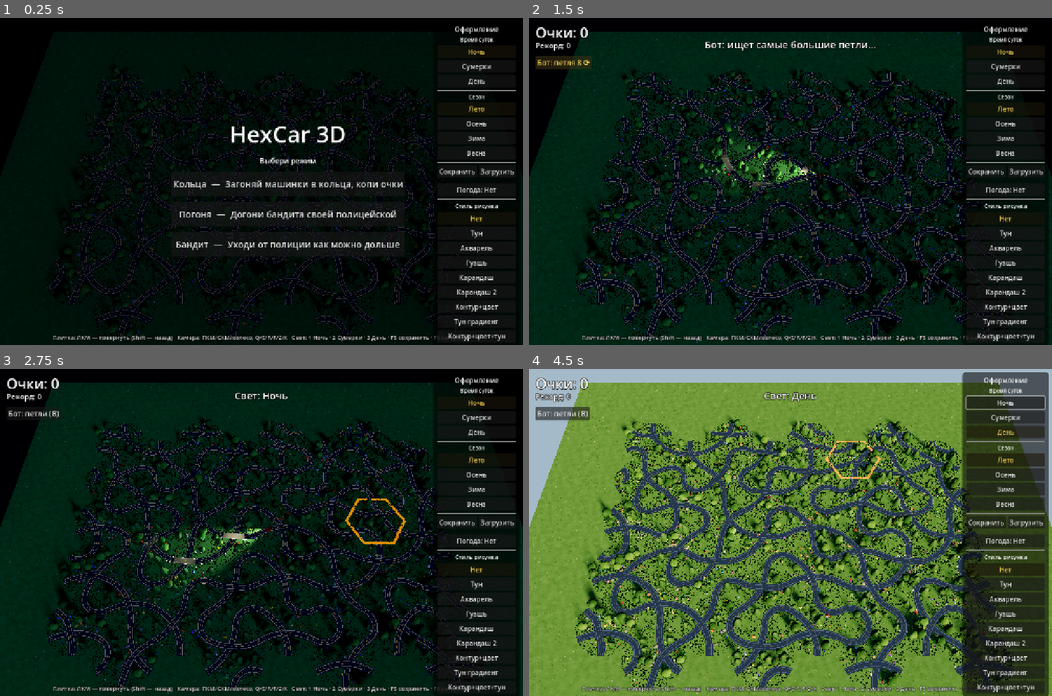
Above: before the commit, frames 1-4 (two rows, left to right).
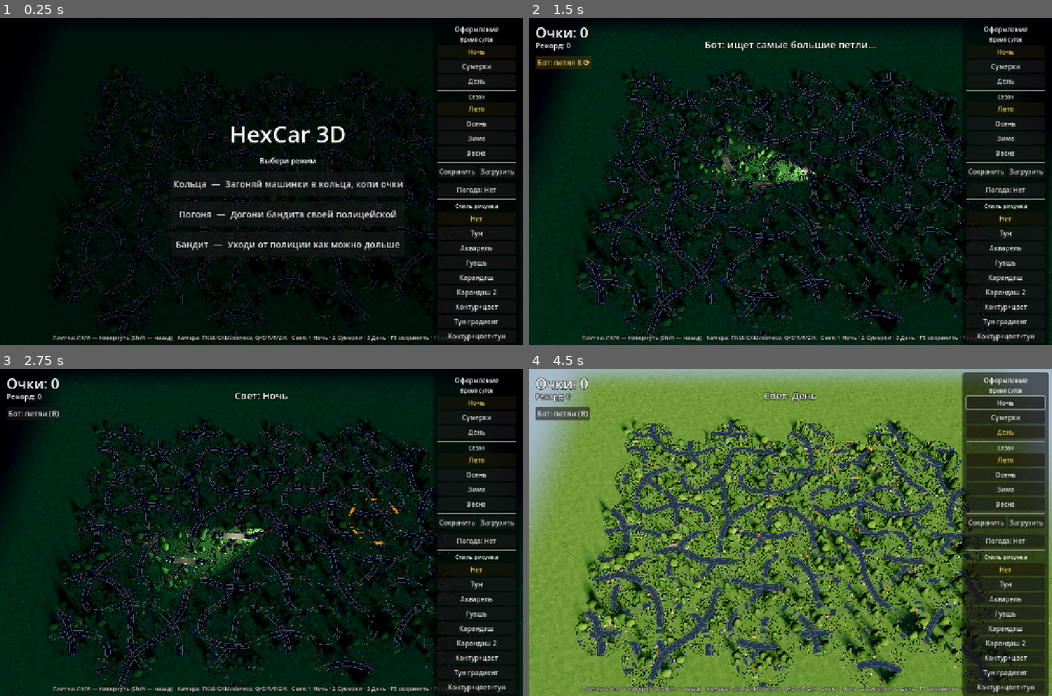
Above: after the commit, the same moments.

Repository: SashkoSoft/hexcar
Game: Godot game, scene res://Main.tscn
Two runs of this game, one before a commit and one after it. Both use one fixed random seed, a clock stepped at 60 frames per second and the inputs below.
Inputs (mouse positions are in pixels of both pictures, inside the frame that each line leads up to):
- Up to frame 1 (0.25 s): no input
- Up to frame 2 (1.5 s): click "Кольца — Загоняй машинки в ко…" at 0.5 s; click "Бот: петли (B)" at 1.25 s
- Up to frame 3 (2.75 s): tap Enter at 2 s; move the mouse to (376, 516) at 2.02 s; hold Right from 2.03 s (still down); tap 1 at 2.1 s; click (376, 516) at 2.17 s
- Up to frame 4 (4.5 s): release Right at 2.75 s; click "Ночь" at 2.75 s; drag from (685, 548) to (764, 597) at 3.52 s; move the mouse to (842, 460) at 4.27 s; hold Right from 4.28 s (still down); tap 3 at 4.35 s

The runs differ from the first frame. In frame 1, 0.4% of the frame differs, in the area x 1-100%, y 4-100%; in frame 2, 4.1%; in frame 3, 4.3%; in frame 4, 12%, in the area x 0-100%, y 0-100%.

Commit message:
Погода и поле: вдвое мельче частицы, дождь вдвое гуще, снег активнее падает; мягкие скруглённые края эффектов (WEATHER_SHADER) и растворение краёв поля (GROUND_SHADER) — без резкого квадратного обреза
Co-Authored-By: Claude Opus 4.8 (1M context) <noreply@anthropic.com>

Diff:
--- a/godot/Main.gd
+++ b/godot/Main.gd
@@ -256,7 +256,7 @@
 var lib_spring_tree: Array = [] # весенние деревья (свежая зелень + цветение)
 var proto_holder: Node3D        # скрытый родитель прототипов декора (вместо free)
 var ground: MeshInstance3D      # плоскость земли (трава ↔ снег по сезону)
-var grass_mat: StandardMaterial3D
+var grass_mat: ShaderMaterial
 var snow_white_mat: StandardMaterial3D   # общий матовый снег для шапок/сугробов
 var ground_mats := {}           # сезон → материал земли (ленивый кэш)
 var GREENS := [
@@ -1309,7 +1309,47 @@
 	var d := noise.get_noise_2d(x - sz, y - sz)
 	return a * (1 - fx) * (1 - fy) + b * fx * (1 - fy) + c * (1 - fx) * fy + d * fx * fy
 
-func _make_grass_material() -> StandardMaterial3D:
+# земля как ShaderMaterial: тайлированная процедурная текстура + мягкое
+# растворение к краям (скруглённый квадрат), чтобы поле не выглядело резко
+# обрезанным прямоугольником, а плавно уходило в фон
+const GROUND_PAD := 360.0
+const GROUND_SHADER := """
+shader_type spatial;
+render_mode cull_back, depth_draw_opaque, diffuse_burley;
+uniform sampler2D tex : source_color, filter_linear_mipmap, repeat_enable;
+uniform float rep = 1.0;
+uniform float rough = 1.0;
+uniform float solid = 0.8;   // доля полуразмера, остающаяся плотной; дальше — затухание
+void fragment() {
+	ALBEDO = texture(tex, UV * rep).rgb;
+	ROUGHNESS = rough;
+	METALLIC = 0.0;
+	vec2 q = abs(UV * 2.0 - 1.0);                       // 0 в центре .. 1 на краю
+	vec2 d = max(q - vec2(solid), vec2(0.0)) / max(1.0 - solid, 1e-4);
+	float sq = max(d.x, d.y);
+	float rd = length(d);
+	float e = mix(sq, rd, 0.5);                         // скруглённые углы
+	ALPHA = 1.0 - smoothstep(0.0, 1.0, e);
+}
+"""
+
+func _ground_solid() -> float:
+	# плотная зона = площадь плиток + небольшое кольцо травы, дальше тает к краю плоскости
+	var half := FIELD_W * 0.5 + GROUND_PAD
+	return (FIELD_W * 0.5 + 110.0) / half
+
+func _wrap_ground(tex: Texture2D, rep: float, rough: float) -> ShaderMaterial:
+	var sh := Shader.new()
+	sh.code = GROUND_SHADER
+	var m := ShaderMaterial.new()
+	m.shader = sh
+	m.set_shader_parameter("tex", tex)
+	m.set_shader_parameter("rep", rep)
+	m.set_shader_parameter("rough", rough)
+	m.set_shader_parameter("solid", _ground_solid())
+	return m
+
+func _make_grass_material() -> ShaderMaterial:
 	var sz := 256
 	var img := Image.create(sz, sz, false, Image.FORMAT_RGB8)
 	var coarse := FastNoiseLite.new()
@@ -1341,14 +1381,9 @@
 			c = Color8(0xcd, 0xe1, 0xb9)
 		img.set_pixel(x, y, c)
 	var tex := ImageTexture.create_from_image(img)
-	var m := StandardMaterial3D.new()
-	m.albedo_texture = tex
-	m.roughness = 1.0
-	var rep := (FIELD_W + 400.0) / 150.0
-	m.uv1_scale = Vector3(rep, rep, 1.0)
-	return m
-
-func _make_snow_ground_material() -> StandardMaterial3D:
+	return _wrap_ground(tex, (FIELD_W + 2.0 * GROUND_PAD) / 150.0, 1.0)
+
+func _make_snow_ground_material() -> ShaderMaterial:
 	var sz := 256
 	var img := Image.create(sz, sz, false, Image.FORMAT_RGB8)
 	var coarse := FastNoiseLite.new()
@@ -1368,14 +1403,9 @@
 		var y := randi() % sz
 		img.set_pixel(x, y, Color(1.0, 1.0, 1.0) if randf() < 0.7 else Color(0.82, 0.88, 0.98))
 	var tex := ImageTexture.create_from_image(img)
-	var m := StandardMaterial3D.new()
-	m.albedo_texture = tex
-	m.roughness = 0.82
-	var rep := (FIELD_W + 400.0) / 150.0
-	m.uv1_scale = Vector3(rep, rep, 1.0)
-	return m
-
-func _field_mat(base: Color, flecks: Array) -> StandardMaterial3D:
+	return _wrap_ground(tex, (FIELD_W + 2.0 * GROUND_PAD) / 150.0, 0.82)
+
+func _field_mat(base: Color, flecks: Array) -> ShaderMaterial:
 	# обобщённый материал земли: шумовая основа + крапинки (для осени/весны)
 	var sz := 256
 	var img := Image.create(sz, sz, false, Image.FORMAT_RGB8)
@@ -1399,17 +1429,12 @@
 		var y := randi() % sz
 		img.set_pixel(x, y, flecks[randi() % flecks.size()])
 	var tex := ImageTexture.create_from_image(img)
-	var m := StandardMaterial3D.new()
-	m.albedo_texture = tex
-	m.roughness = 1.0
-	var rep := (FIELD_W + 400.0) / 150.0
-	m.uv1_scale = Vector3(rep, rep, 1.0)
-	return m
-
-func _season_ground(s: String) -> StandardMaterial3D:
+	return _wrap_ground(tex, (FIELD_W + 2.0 * GROUND_PAD) / 150.0, 1.0)
+
+func _season_ground(s: String) -> ShaderMaterial:
 	if ground_mats.has(s):
 		return ground_mats[s]
-	var m: StandardMaterial3D
+	var m: ShaderMaterial
 	match s:
 		"Зима":
 			m = _make_snow_ground_material()
@@ -2231,7 +2256,7 @@
 	# земля (трава ↔ снег по сезону)
 	ground = MeshInstance3D.new()
 	var pm := PlaneMesh.new()
-	pm.size = Vector2(FIELD_W + 400.0, FIELD_H + 400.0)
+	pm.size = Vector2(FIELD_W + 2.0 * GROUND_PAD, FIELD_H + 2.0 * GROUND_PAD)
 	ground.mesh = pm
 	grass_mat = _make_grass_material()
 	ground.material_override = grass_mat
@@ -2239,6 +2264,46 @@
 	add_child(ground)
 
 	_apply_look()   # применить текущий пресет к окружению
+
+# шейдер частиц погоды: мягко гасит прозрачность к краям столба эмиссии,
+# чтобы дождь/снег не обрывались резким прямоугольником (скруглённая маска)
+const WEATHER_SHADER := """
+shader_type spatial;
+render_mode unshaded, cull_disabled, depth_draw_opaque, blend_mix;
+uniform vec4 base_color : source_color;
+uniform vec3 emit : source_color;
+uniform float emit_energy = 1.0;
+uniform vec2 center;
+uniform vec2 half_ext;
+uniform float inner = 0.82;
+uniform float outer = 1.18;
+varying vec2 wxz;
+void vertex() {
+	wxz = (MODEL_MATRIX * vec4(0.0, 0.0, 0.0, 1.0)).xz;
+}
+void fragment() {
+	vec2 n = abs(wxz - center) / half_ext;
+	float sq = max(n.x, n.y);          // квадратная метрика
+	float rd = length(n);              // круговая метрика
+	float e = mix(sq, rd, 0.5);        // скруглённый квадрат — без острых углов
+	float fade = 1.0 - smoothstep(inner, outer, e);
+	ALBEDO = base_color.rgb;
+	EMISSION = emit * emit_energy;
+	ALPHA = base_color.a * fade;
+}
+"""
+
+func _weather_mat(base: Color, emit: Color, emit_energy: float, cx: float, cz: float, hx: float, hz: float) -> ShaderMaterial:
+	var sh := Shader.new()
+	sh.code = WEATHER_SHADER
+	var m := ShaderMaterial.new()
+	m.shader = sh
+	m.set_shader_parameter("base_color", base)
+	m.set_shader_parameter("emit", Vector3(emit.r, emit.g, emit.b))
+	m.set_shader_parameter("emit_energy", emit_energy)
+	m.set_shader_parameter("center", Vector2(cx, cz))
+	m.set_shader_parameter("half_ext", Vector2(hx, hz))
+	return m
 
 func _build_weather() -> void:
 	var cx := FIELD_W * 0.5
@@ -2252,16 +2317,8 @@
 	# --- ДОЖДЬ: вытянутые косые струи, быстро падают на землю ---
 	rain_ps = GPUParticles3D.new()
 	var rdrop := BoxMesh.new()
-	rdrop.size = Vector3(0.45, 24.0, 0.45)
-	var rmat := StandardMaterial3D.new()
-	rmat.albedo_color = Color(0.82, 0.88, 1.0, 0.55)
-	rmat.shading_mode = BaseMaterial3D.SHADING_MODE_UNSHADED
-	rmat.transparency = BaseMaterial3D.TRANSPARENCY_ALPHA
-	rmat.emission_enabled = true
-	rmat.emission = Color(0.7, 0.8, 1.0)
-	rmat.emission_energy_multiplier = 0.6
-	rmat.cull_mode = BaseMaterial3D.CULL_DISABLED
-	rdrop.material = rmat
+	rdrop.size = Vector3(0.22, 12.0, 0.22)   # вдвое тоньше/короче
+	rdrop.material = _weather_mat(Color(0.82, 0.88, 1.0, 0.55), Color(0.7, 0.8, 1.0), 0.6, cx, cz, ext_x, ext_z)
 	rain_ps.draw_pass_1 = rdrop
 	var rp := ParticleProcessMaterial.new()
 	rp.emission_shape = ParticleProcessMaterial.EMISSION_SHAPE_BOX
@@ -2274,7 +2331,7 @@
 	rp.scale_min = 0.5
 	rp.scale_max = 0.85
 	rain_ps.process_material = rp
-	rain_ps.amount = 4200
+	rain_ps.amount = 8400        # вдвое гуще
 	rain_ps.lifetime = 0.7
 	rain_ps.preprocess = 0.7
 	rain_ps.fixed_fps = 0
@@ -2286,20 +2343,14 @@
 	rain_ps.emitting = false
 	add_child(rain_ps)
 
-	# --- СНЕГ: мелкие мягкие хлопья, медленно кружат и оседают ---
+	# --- СНЕГ: мелкие мягкие хлопья, заметно падают и слегка кружат ---
 	snow_ps = GPUParticles3D.new()
 	var flake := SphereMesh.new()
-	flake.radius = 1.1
-	flake.height = 2.2
+	flake.radius = 0.55     # вдвое мельче
+	flake.height = 1.1
 	flake.radial_segments = 6
 	flake.rings = 4
-	var smat := StandardMaterial3D.new()
-	smat.albedo_color = Color(1.0, 1.0, 1.0, 0.95)
-	smat.shading_mode = BaseMaterial3D.SHADING_MODE_UNSHADED
-	smat.emission_enabled = true
-	smat.emission = Color(0.95, 0.97, 1.0)
-	smat.emission_energy_multiplier = 0.5
-	flake.material = smat
+	flake.material = _weather_mat(Color(1.0, 1.0, 1.0, 0.95), Color(0.95, 0.97, 1.0), 0.5, cx, cz, ext_x, ext_z)
 	snow_ps.draw_pass_1 = flake
 	var sp := ParticleProcessMaterial.new()
 	sp.emission_shape = ParticleProcessMaterial.EMISSION_SHAPE_BOX
@@ -2308,11 +2359,11 @@
 	sp.emission_box_extents = Vector3(ext_x, snow_mid, ext_z)
 	sp.direction = Vector3(0.05, -1.0, 0.03)
 	sp.spread = 8.0
-	# почти без ускорения — равномерное оседание (как терминальная скорость снега),
-	# но скорость заметная, чтобы снег явно падал, а не висел
-	sp.gravity = Vector3(0.0, -14.0, 0.0)
-	sp.initial_velocity_min = 95.0
-	sp.initial_velocity_max = 140.0
+	# заметная скорость + умеренное ускорение — снег явно стремится вниз,
+	# но всё ещё достаточно равномерен по высоте столба
+	sp.gravity = Vector3(0.0, -30.0, 0.0)
+	sp.initial_velocity_min = 180.0
+	sp.initial_velocity_max = 250.0
 	sp.scale_min = 0.5
 	sp.scale_max = 0.95
 	# слабая турбулентность — только лёгкое покачивание, не мешает падению
Not shown, changed: godot/README.md
